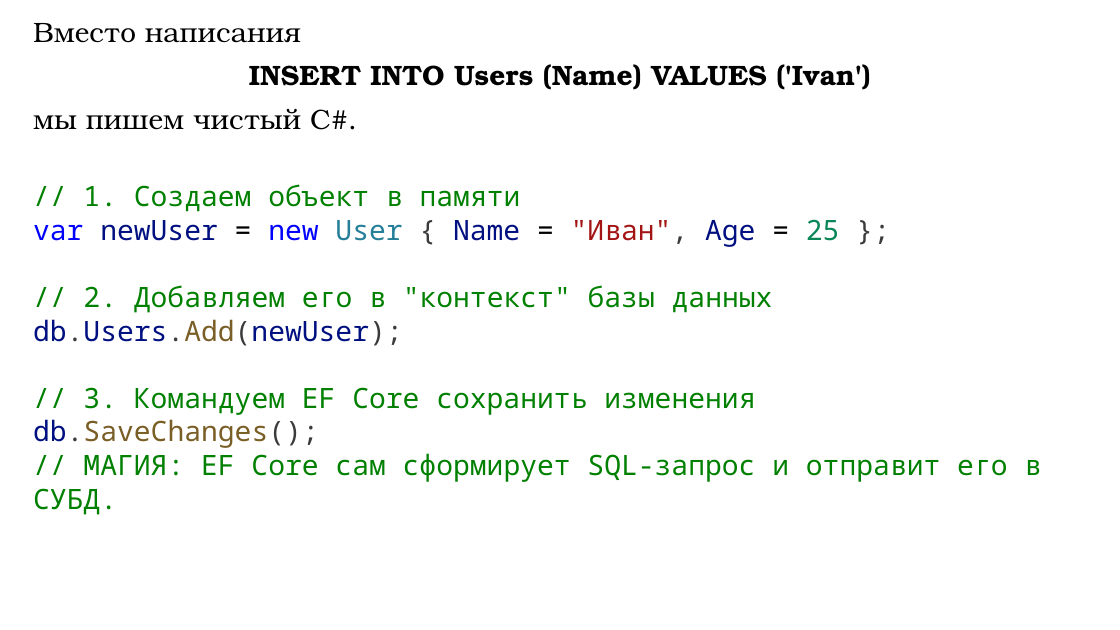
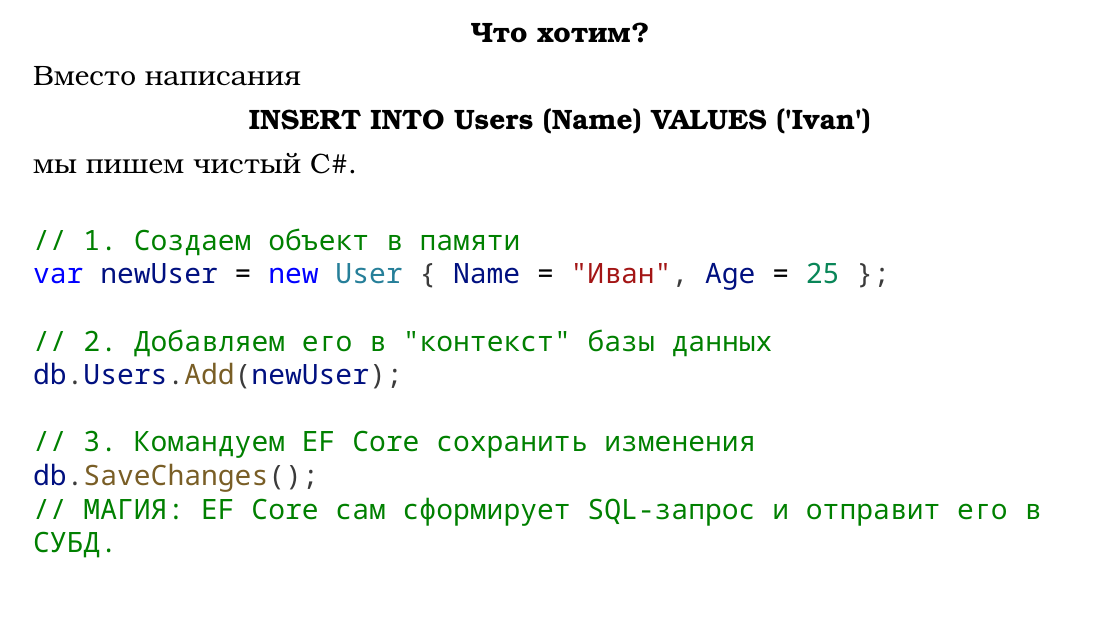
Before and after one commit to DaniilKlyukin/OOP-6, a slide deck: slide 5 of Лекции/ООП 2 лек 6.pptx. Drawn at 1120x630 pixels with LibreOffice and Linux fonts; fonts in the diff are those of the drawing. Boxes give left, top, right and bottom in pixels: in the first picture for what was removed or moved away, otherwise in the second. Text is boxed around its words. In the diff, an @@ line names an element or a change of style, - is before the commit and + after.

```diff
--- a/Лекции/ООП 2 лек 6.pptx
+++ b/Лекции/ООП 2 лек 6.pptx
@@ text at box(471, 23, 631, 43): paragraph added @@
+Что хотим?
```
Also in this commit, not shown: 1 other slide changed, 20 slides added, 1 slide removed.
